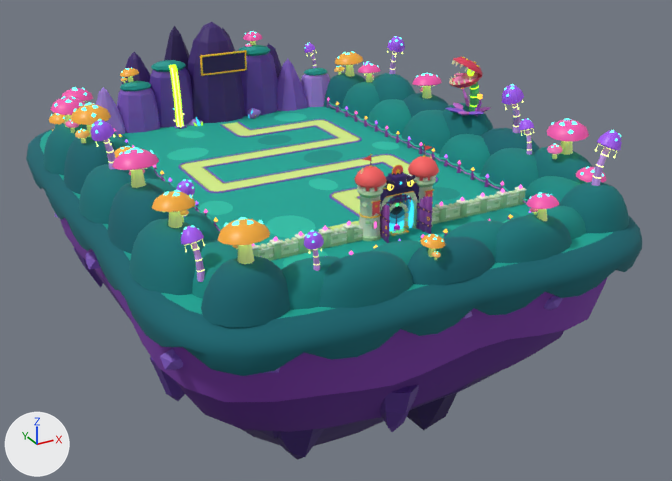
What one commit did to the FBX model assets/models/bases/alien_jungle_base.fbx.
One viewpoint serves both versions: a 50 mm camera at (-161.0, -249.0, 126.0) aimed at (15.0, 70.0, -34.0). Every picture has the same lights, and +X, +Y and +Z are marked at lower left. The older version comes first. Vertices at exactly the same position are counted once.

The older version as bpy lines, for what is in view:
```python
ob_base_backdrop = bpy.data.objects.new('Base_Backdrop', me_base_backdrop)
ob_base_backdrop.location = (0.0, 0.0, 0.0)
ob_base_gate = bpy.data.objects.new('Base_Gate', me_base_gate)
ob_base_gate.location = (0.0, 0.0, 0.0)
ob_base_gatetrim = bpy.data.objects.new('Base_GateTrim', me_base_gatetrim)
ob_base_gatetrim.location = (0.0, 0.0, 0.0)
# also in view: 'Base_Ground' at (0.0, 73.0, -3.0); 'Base_Cliff' at (0.0, 73.0, -67.0); 'Base_Glow' at (-1.0, 65.0, 19.0); 'Base_Trees' at (-1.0, 65.0, 21.0); 'Base_Dressing' at (0.0, 66.0, 2.0)
```
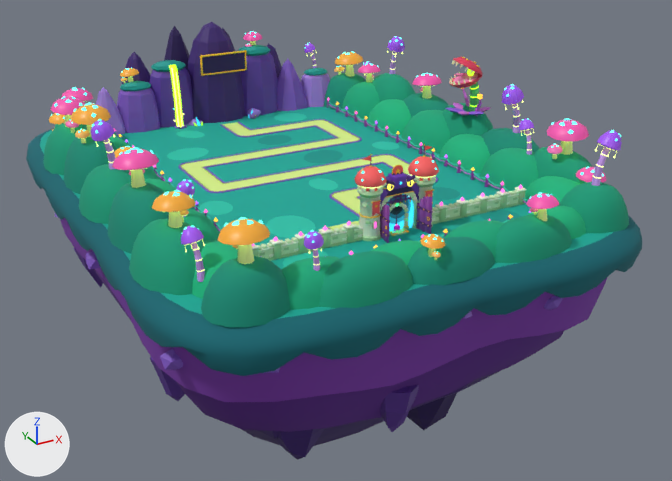
Location of each change, (x1, y1, x2, y2) in pixels of the pictures (672 x 481 px):
part 1 of me_base_gate, added: after (361, 160, 437, 182)
part 2 of me_base_backdrop, recoloured: (43, 73, 629, 308) in both
part 3 of me_base_backdrop, recoloured: (64, 73, 540, 328) in both
part 4 of me_base_backdrop, recoloured: (109, 99, 586, 299) in both
part 5 of me_base_backdrop, recoloured: (112, 82, 538, 310) in both

The change in detail:
Material '18A67A' (mat_18a67a) is new.
Its base color is (0.00552, 0.389, 0.198) (green #11a87b).
Its roughness is 0.9.
Material '149876' (mat_149876) is new.
Its base color is (0.0037, 0.32, 0.184) (cyan #0c9977).
Its roughness is 0.9.
Material '108A74' (mat_108a74) is new.
Its base color is (0.00226, 0.259, 0.177) (cyan #078b75).
Its roughness is 0.9.
Material '1CB47E' (mat_1cb47e) is new.
Its base color is (0.00775, 0.465, 0.212) (green #15b67f).
Its roughness is 0.9.
me_base_backdrop has 4628 vertices, 4860 faces and spans x -91.0..91.0, y -42.0..188.0, z -2.0..45.0.
me_base_backdrop is used by ob_base_backdrop; location (0.0, 0.0, 0.0).
me_base_backdrop part 2: 800 faces spanning x -91.0..89.0, y -42.0..167.0, z -1.0..19.0 switch from mat_0c7277 (dark cyan #047378) to mat_149876 (cyan #0c9977).
me_base_backdrop part 3: 560 faces spanning x -89.0..91.0, y -42.0..167.0, z -1.0..19.0 switch from mat_0a6670 (dark cyan #036671) to mat_108a74 (cyan #078b75).
me_base_backdrop part 4: 640 faces spanning x -84.0..80.0, y -35.0..129.0, z -1.0..14.0 switch from mat_0e8a84 (cyan #068b85) to mat_1cb47e (green #15b67f).
me_base_backdrop part 5: 640 faces spanning x -80.0..84.0, y -37.0..153.0, z -1.0..14.0 switch from mat_0d7e7d (cyan #057f7e) to mat_18a67a (green #11a87b).
me_base_gate is used by ob_base_gate; location (0.0, 0.0, 0.0).
me_base_gate had 4976 vertices, 5121 faces and spanned x -55.5..55.5, y -8.8..14.1, z 0.0..29.6.
me_base_gate now has 5172 vertices, 5251 faces and spans x -55.5..55.5, y -8.8..14.1, z 0.0..29.6.
me_base_gate part 1: 140 vertices added at x -15.2..15.2, y -4.7..4.7, z 21.2..24.3.
Other edits to the shape of me_base_gate do not show in these pictures.
me_base_gate gains material mat_f0ff9a (green #f0ff9b, glowing green #f0ff9b).
me_base_gate gains material mat_5cf0e0 (cyan #5cf0e1, glowing cyan #5cf0e1).
